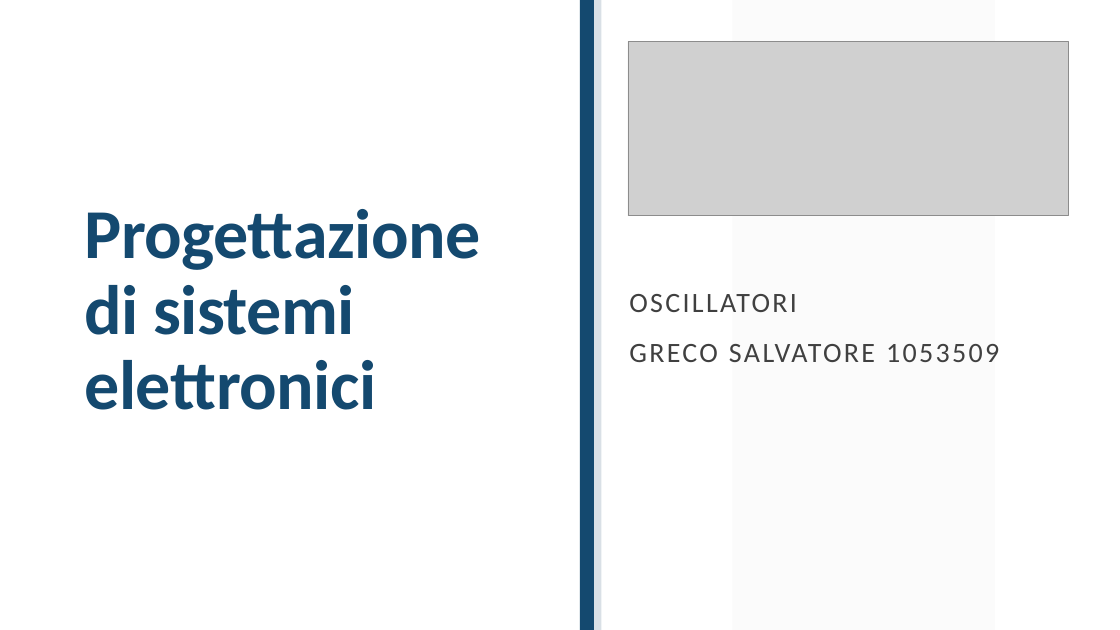
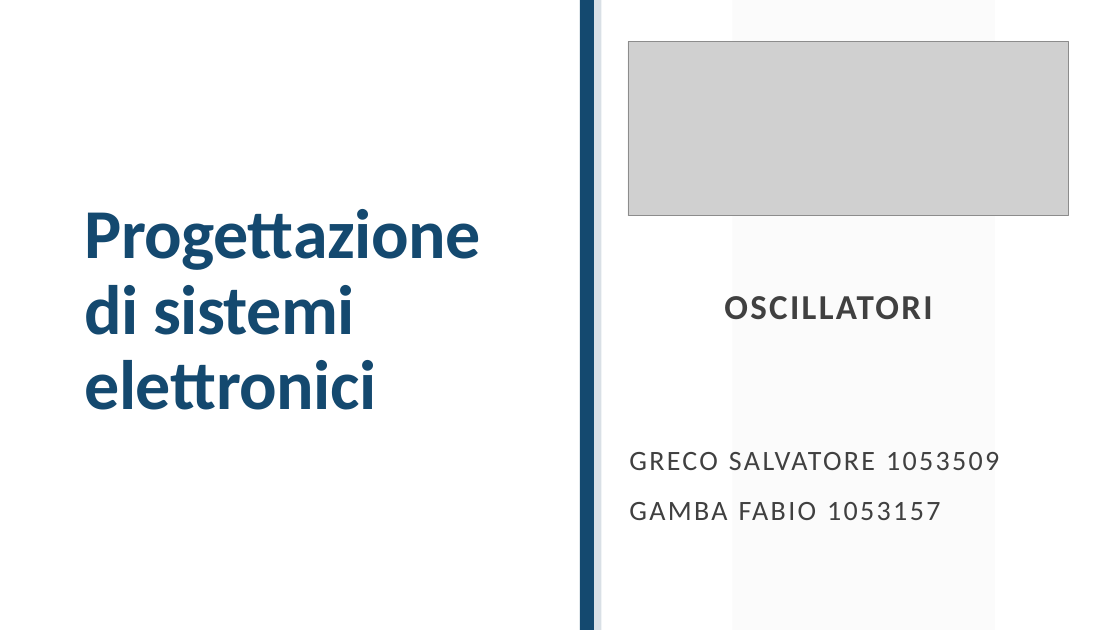
Before and after one commit to greco-salvatore/LTSpice, a slide deck: slide 1 of presentazione/presentazione.pptx. Drawn at 1120x630 pixels with LibreOffice and Linux fonts; fonts in the diff are those of the drawing; grey boxes stand for pictures. Boxes give left, top, right and bottom in pixels: in the first picture for what was removed or moved away, otherwise in the second. Text is boxed around its words. In the diff, an @@ line names an element or a change of style, - is before the commit and + after.

```diff
--- a/presentazione/presentazione.pptx
+++ b/presentazione/presentazione.pptx
@@ subtitle at box(724, 296, 932, 319): size 24 to 30 pt, bold on in "OSCILLATORI"; alignment left to centre @@
@@ subtitle at box(629, 502, 940, 520): paragraph added @@
+GAMBA FABIO 1053157
```
Also in this commit, not shown: 1 other slide changed, 9 slides added.
